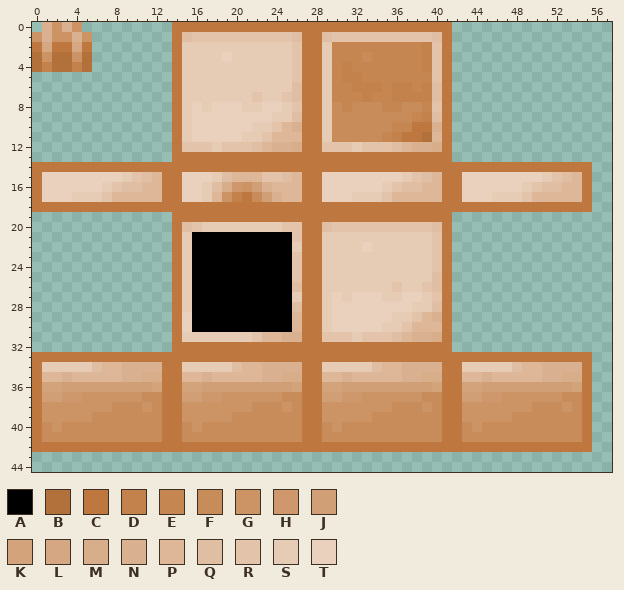
Two states of a pixel-art sprite, src/main/resources/assets/ironchest/textures/model/copper_chest.png. Above: the version before the commit.
The file is 64x64 pixels. Colours within 5 levels of each other are drawn and written as one. Shown: x 0..57, y 0..44.
Palette (. is transparent): A #000000  B #b2703b  C #bd773f  D #c3814c  E #c58652  F #c88c5b  G #cc9365  H #ce986c  J #d19f76  K #d3a37c  L #d5a782  M #d8ad8a  N #dab190  P #ddb798  Q #e0bea3  R #e3c4ab  S #e6cbb5  T #e9d1be
Pixels before (only the part around the change), first column x 0:
 0 .NGNG.........CCCCCCCCCCCCCCCCCCCCCCCCCCCC................
 1 GNGGNG........CQRRRRRRRRRRQCCQRRRRRRRRRRQC................
 2 CLCCLC........CSSSSSSSSSSSRCCSEEEEEEEEEDRC................
 3 BGBBGB........CSSSSTSSSSSSRCCSEEEFEEEEEDRC................
 4 BDBBDB........CSSSSSSSSSSSRCCSEDEEEEEEEDRC................
 5 ..............CSSSSSSSSSSSRCCSEDDEEEEEEERC................
 6 ..............CSSSSSSSSSSSQCCSEEDDDEDDEDQC................
 7 ..............CSSSSSSSRSSRQCCSEEEDEEDDDDQC................
 8 ..............CSTSTTTSSTTSRCCSFEFFFEEFFERC................
 9 ..............CSTTTTTTTTSSQCCSFFFFFFFFEDQC................
10 ..............CSTTTTTTSSRPNCCSFFFFFFEECCNC................
11 ..............CSTTTTTSSRPPPCCSFFFFFEDCCBPC................
12 ..............CRRRSRRRQPNNMCCRRRSRRRQPNNMC................
13 ..............CCCCCCCCCCCCCCCCCCCCCCCCCCCC................
14 CCCCCCCCCCCCCCCCCCCCCCCCCCCCCCCCCCCCCCCCCCCCCCCCCCCCCCCC..
15 CTTTTTTTTSRQPCCTTTSQPPPRRQPCCTTTTTTTTSRQPCCTTTTTTTTSRQPC..
16 CTTTTTTSRQQPPCCTTSQMHGJNPPPCCTTTTTTSRQQPPCCTTTTTTSRQQPPC..
17 CTTTSSSRPPPPPCCTTSPGDCFJNPPCCTTTSSSRPPPPPCCTTTSSSRPPPPPC..
18 CCCCCCCCCCCCCCCCCCCCCCCCCCCCCCCCCCCCCCCCCCCCCCCCCCCCCCCC..
19 ..............CCCCCCCCCCCCCCCCCCCCCCCCCCCC................
20 ..............CQRSSSSSSSSRRCCQRRRRRRRRRRQC................
21 ..............CSAAAAAAAAAARCCSSSSSSSSSSSRC................
22 ..............CSAAAAAAAAAASCCSSSSTSSSSSSRC................
23 ..............CSAAAAAAAAAARCCSSSSSSSSSSSRC................
24 ..............CSAAAAAAAAAARCCSSSSSSSSSSSRC................
25 ..............CSAAAAAAAAAARCCSSSSSSSSSSSQC................
26 ..............CSAAAAAAAAAAQCCSSSSSSSRSSRQC................
27 ..............CSAAAAAAAAAASCCSTSTTTSSTTSRC................
28 ..............CSAAAAAAAAAAQCCSTTTTTTTTSSQC................
29 ..............CTAAAAAAAAAAPCCSTTTTTTSSRPNC................
30 ..............CTAAAAAAAAAAPCCSTTTTTSSRPPPC................
31 ..............CSSSSSSSRPPNNCCRRRSRRRQPNNMC................
32 ..............CCCCCCCCCCCCCCCCCCCCCCCCCCCC................
33 CCCCCCCCCCCCCCCCCCCCCCCCCCCCCCCCCCCCCCCCCCCCCCCCCCCCCCCC..
34 CSSSSSQPPNNNNCCSSSSSQPPNNNNCCSSSSSQPPNNNNCCSSSSSQPPNNNNC..
35 CPPNPPPPPNNMMCCPPNPPPPPNNMMCCPPNPPPPPNNMMCCPPNPPPPPNNMMC..
36 CKKJJJJJJJJJKCCKKJJJJJJJJJKCCKKJJJJJJJJJKCCKKJJJJJJJJJKC..
37 CJJHHGGGGGGFFCCJJHHGGGGGGFFCCJJHHGGGGGGFFCCJJHHGGGGGGFFC..
38 CGGGGGGGFFFGFCCGGGGGGGFFFGFCCGGGGGGGFFFGFCCGGGGGGGFFFGFC..
39 CGGGGGFFFFFFFCCGGGGGFFFFFFFCCGGGGGFFFFFFFCCGGGGGFFFFFFFC..
40 CFGFFFFFFFFFFCCFGFFFFFFFFFFCCFGFFFFFFFFFFCCFGFFFFFFFFFFC..
41 CFFFFFFFFFFFFCCFFFFFFFFFFFFCCFFFFFFFFFFFFCCFFFFFFFFFFFFC..
42 CCCCCCCCCCCCCCCCCCCCCCCCCCCCCCCCCCCCCCCCCCCCCCCCCCCCCCCC..
43 ..........................................................
44 ..........................................................
The same view after the edit:
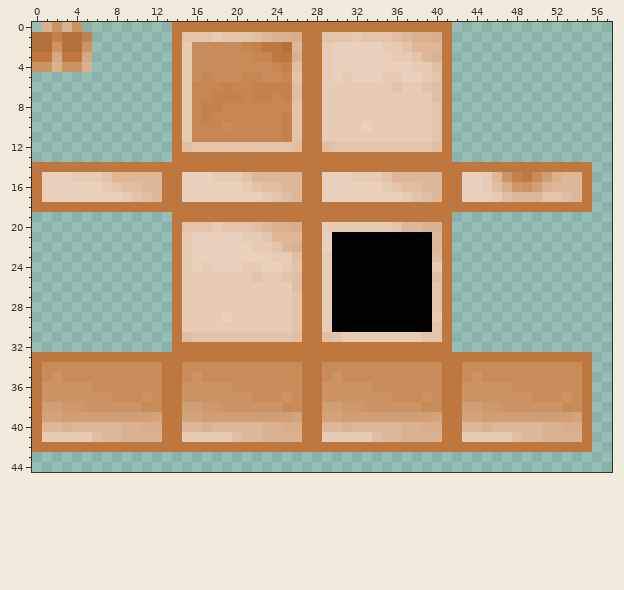
Message: Iron chests now work for 1.15!
Changes in this commit:
Changed rows in their new state; - is an unchanged pixel.
first column x 0:
 1 BBDBBD---------R--S---QPNNM--R--S---QPNNM--------------
 2 BBGBBG----------FFFFFEDCCBP---TTTTTSSRPPP--------------
 3 CCLCCL----------FFFFFFEECCN---TTTTTTSSRPN--------------
 4 GGNGGN----------FFFFFFFFEDQ---TTTTTTTTSSQ--------------
 5 ----------------FEFFFEEFFE----TSTTTSSTTS---------------
 6 ----------------EEEDEEDDDD----SSSSSSRSSR---------------
 7 ----------------EEDDDEDDED----SSSSSSSSSS---------------
 8 ----------------EDDEEEEEEE----SSSSSSSSSS---------------
 9 ----------------EDEEEEEEEDR---SSSSSSSSSSR--------------
10 ----------------EEEFEEEEEDR---SSSTSSSSSSR--------------
11 ----------------EEEEEEEEEDR---SSSSSSSSSSR--------------
12 ---------------Q--R---RRRRQ--Q--R---RRRRQ--------------
15 ----SSSRPPPP-------SSR-PPP------SSSRPPPP-----SPGDCFJNP-
16 -----------------TTTTSRQQ--------------------SQMHGJNP--
17 ----TTTTTSRQ-----TTTTTTSRQ------TTTTTSRQ-------QPP-RRQ-
20 ---------------R-R-RRRQPNNM--SSSSSSS-PPNN--------------
21 ----------------TTTTTSSRPPP--TAAAAAAAAAAP--------------
22 ----------------TTTTTTSSRPN--TAAAAAAAAAAP--------------
23 ----------------TTTTTTTTSSQ---AAAAAAAAAAQ--------------
24 ----------------TSTTTSSTTS----AAAAAAAAAAS--------------
25 ----------------SSSSSSRSSRQ---AAAAAAAAAA---------------
26 ----------------SSSSSSSSSS----AAAAAAAAAAR--------------
27 ----------------SSSSSSSSSSR---AAAAAAAAAA---------------
28 ----------------SSSSSSSSSSR---AAAAAAAAAAR--------------
29 ---------------SSSSTSSSSSSR---AAAAAAAAAAS--------------
30 ---------------SSSSSSSSSSSR---AAAAAAAAAAR--------------
31 ---------------QRRRRRR-RRRQ--Q-S-SSSSSSRR--------------
34 -FFFFFFFFFFFF--FFFFFFFFFFFF--FFFFFFFFFFFF--FFFFFFFFFFFF
35 -FGFFFFFFFFFF--FGFFFFFFFFFF--FGFFFFFFFFFF--FGFFFFFFFFFF
36 -GGGGGFFFFFFF--GGGGGFFFFFFF--GGGGGFFFFFFF--GGGGGFFFFFFF
37 -GGGG---FFFG---GGGG---FFFG---GGGG---FFFG---GGGG---FFFG-
38 -JJHH---GGGF---JJHH---GGGF---JJHH---GGGF---JJHH---GGGF-
39 -KKJJJJJJJJJK--KKJJJJJJJJJK--KKJJJJJJJJJK--KKJJJJJJJJJK
40 -PPNPPPPPNNMM--PPNPPPPPNNMM--PPNPPPPPNNMM--PPNPPPPPNNMM
41 -SSSSSQPPNNNN--SSSSSQPPNNNN--SSSSSQPPNNNN--SSSSSQPPNNNN
Changed places in both pictures, as pixel boxes (x1, y1, x2, y2):
changed: (32, 32, 582, 442)
